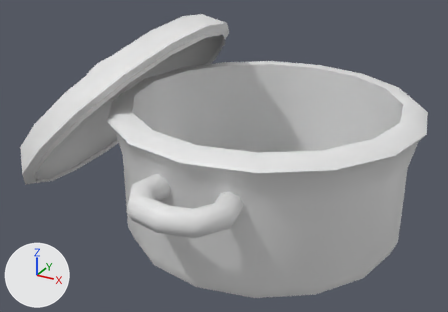
Renders of the FBX model Assets/Models/Environment/Props/pot-opened.fbx from each side of a commit.
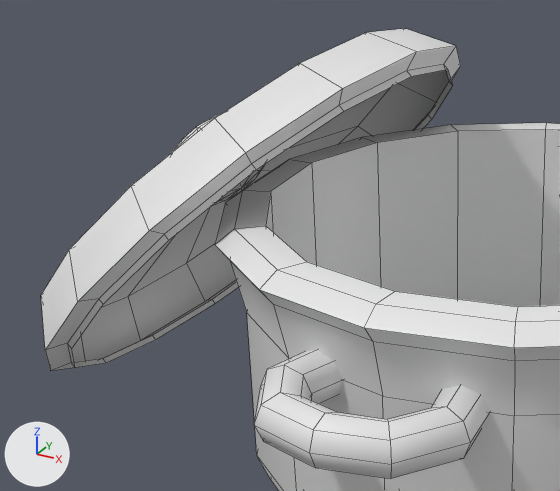
Old and new are each drawn whole from a 50 mm camera at (1.78, -3.86, 2.4) aimed at (-0.31, -0.06, 0.5) and again close up on the part from 0% to 62% of the width and 0% to 78% of the height. Every picture has the same lights, and +X, +Y and +Z are marked at lower left. The close-ups show mesh edges as thin lines.
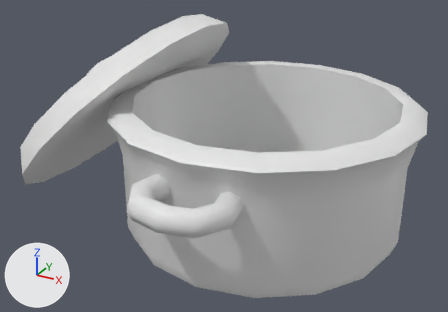
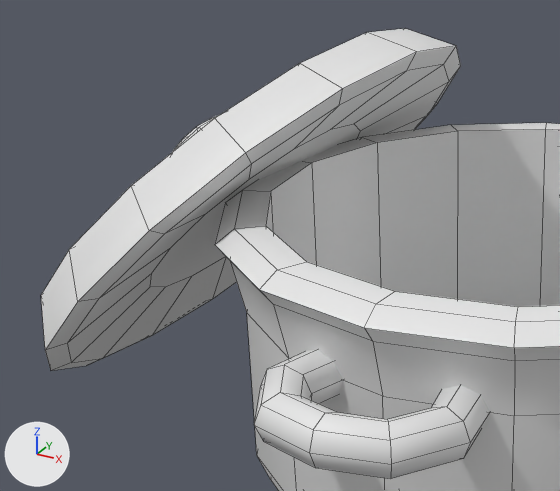
Pixel boxes (x1, y1, x2, y2) of what changed, in the close-ups (560 x 491 px):
part 1 of me_circle_001, built on: before (68, 64, 453, 368); after (68, 64, 449, 363)

The edits, one by one:
me_circle_001 has 123 vertices, 128 faces and spans x -2.0..-0.48, y -1.04..1.04, z 0.0..1.52.
me_circle_001 is used by ob_circle_001; location (0.0, 0.0, 0.0).
Verts and faces of me_circle_001; kept vertices keep their numbers, new ones are numbered from 123.
Before the commit, vertices of me_circle_001: 0 (-1.18, 0.96, 0.7), 1 (-1.44, 0.89, 0.44), 2 (-1.66, 0.68, 0.22), 3 (-1.81, 0.37, 0.07) at pixel (215, 303), 4 (-1.86, 0.0, 0.02) at pixel (155, 339).
Before the commit, vertices of me_circle_001: 5 (-1.81, -0.37, 0.07) at pixel (106, 363), 6 (-1.66, -0.68, 0.22) at pixel (75, 367), 7 (-1.44, -0.89, 0.44) at pixel (71, 348), 8 (-1.18, -0.96, 0.7) at pixel (103, 304), 9 (-0.92, -0.89, 0.96) at pixel (168, 240).
Before the commit, vertices of me_circle_001: 10 (-0.7, -0.68, 1.18) at pixel (256, 169), 11 (-0.56, -0.37, 1.32) at pixel (343, 111), 12 (-0.5, 0.0, 1.37) at pixel (411, 76), 13 (-0.56, 0.37, 1.32) at pixel (447, 69), 14 (-0.7, 0.68, 1.18) at pixel (452, 85).
Before the commit, vertices of me_circle_001: 15 (-0.92, 0.89, 0.96) at pixel (431, 119).
Part 1, on me_circle_001:
Vertex 0 moves to (-1.23, 0.52, 0.76).
Vertex 1 moves to (-1.38, 0.48, 0.62).
Vertex 2 moves to (-1.5, 0.37, 0.49).
Vertex 3 moves to (-1.58, 0.19, 0.41), pixel (226, 256).
Vertex 4 moves to (-1.61, -0.01, 0.38), pixel (191, 276).
Vertex 5 moves to (-1.58, -0.21, 0.41), pixel (165, 287).
Vertex 6 moves to (-1.5, -0.39, 0.49), pixel (150, 286).
Vertex 7 moves to (-1.38, -0.5, 0.62), pixel (151, 273).
Vertex 8 moves to (-1.23, -0.54, 0.76), pixel (170, 247).
Vertex 9 moves to (-1.09, -0.5, 0.9), pixel (205, 214).
Vertex 10 moves to (-0.97, -0.39, 1.02), pixel (249, 179).
Vertex 11 moves to (-0.89, -0.21, 1.11), pixel (294, 148).
Vertex 12 moves to (-0.86, -0.01, 1.13), pixel (330, 129).
Vertex 13 moves to (-0.89, 0.19, 1.11), pixel (353, 123).
Vertex 14 moves to (-0.97, 0.37, 1.02), pixel (360, 130).
Vertex 15 moves to (-1.09, 0.48, 0.9).
New faces: (0, 15, 14, 13, 12, 11, 10, 9, 8, 7, 6, 5, 4, 3, 2, 1).
